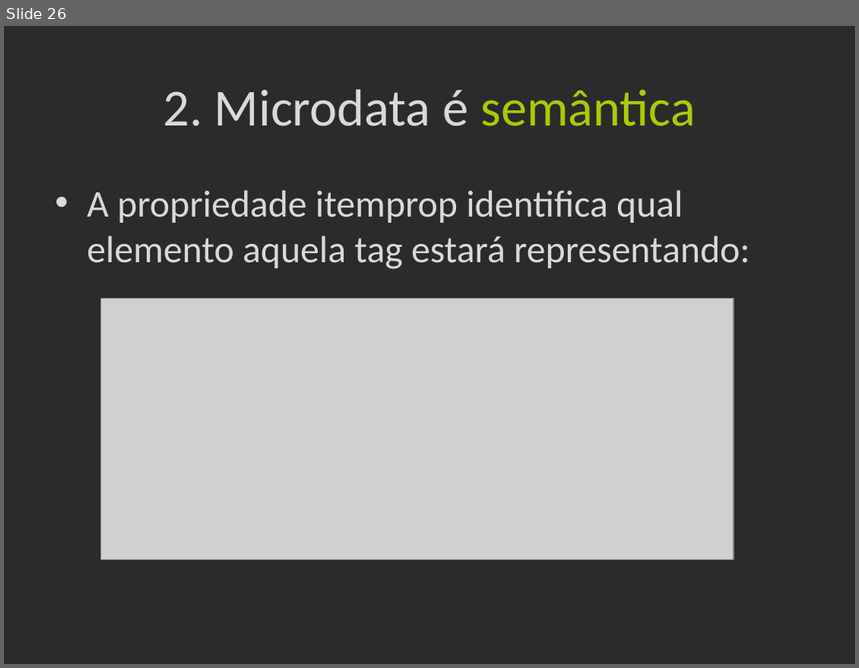
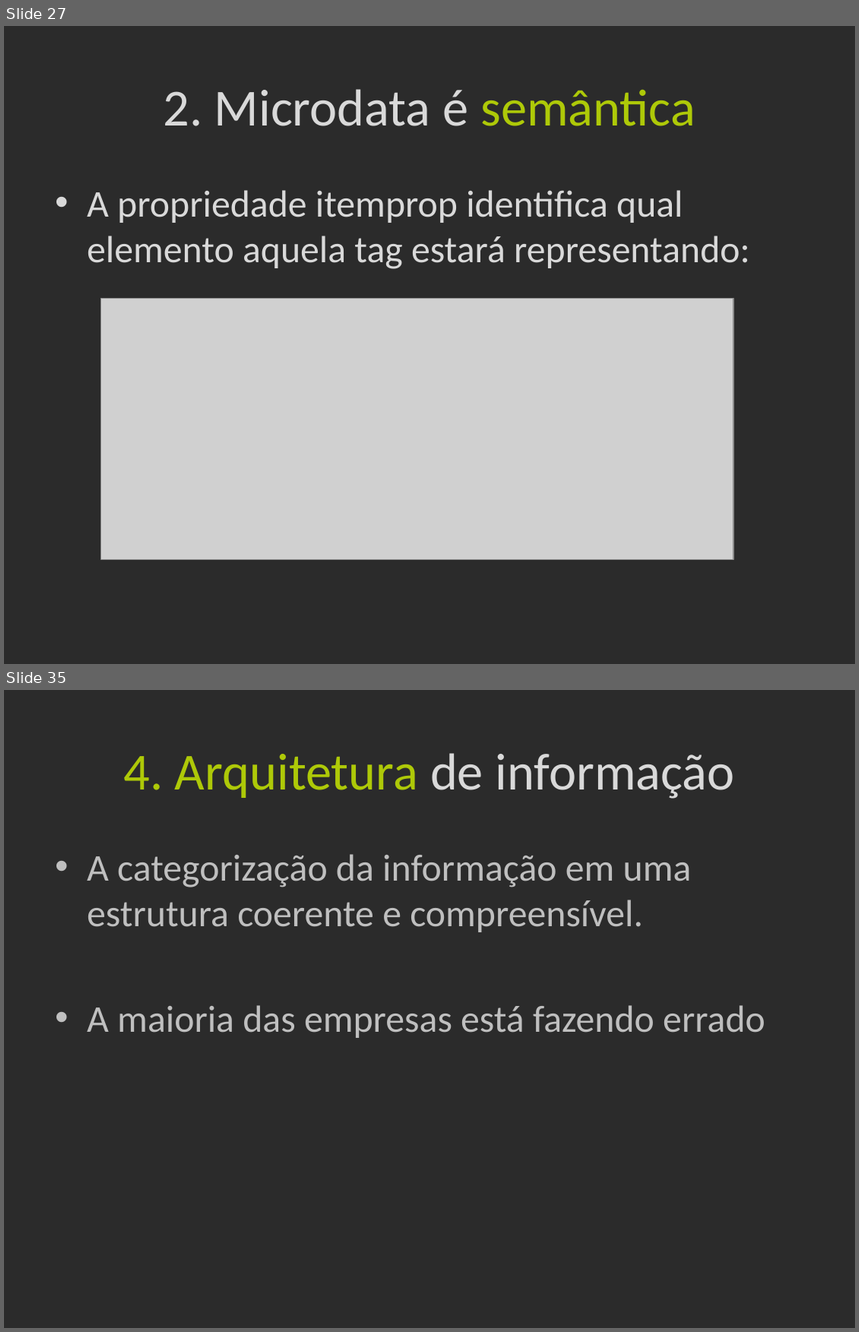
Before and after one commit to Frossard/HTML5-na-pratica, a slide deck: _Presentation/apresentacao.pptx. Shown one above the other, each under a label of ours: slide 26 before the commit, slides 27 and 35 after it; the slides between them are not shown. The pictures are 859x668 and 859x1332 pixels, drawn with LibreOffice and Linux fonts; fonts in the diff are those of the drawing; grey boxes stand for pictures; background and template pictures are left out; a plain dark background stands for a picture behind light text. Boxes give left, top, right and bottom in pixels: in the first picture for what was removed or moved away, otherwise in the second. Text is boxed around its words. In the diff, an @@ line names an element or a change of style, - is before the commit and + after.

```diff
--- a/_Presentation/apresentacao.pptx
+++ b/_Presentation/apresentacao.pptx
@@ slide 35 added at (4, 690, 855, 1328), background picture (left out) @@
@@ title added at (124, 753, 734, 799), 44 pt, text #AEC908 @@
+4. Arquitetura de informação
@@ text added at (87, 854, 766, 1038), 32 pt, text #BFBFBF @@
+• A categorização da informação em uma estrutura coerente e compreensível.
+• A maioria das empresas está fazendo errado
@@ what was slide 26 is now slide 27 @@
```
Also in this commit, not shown: 8 slides changed, 18 other slides added, 3 slides removed.
